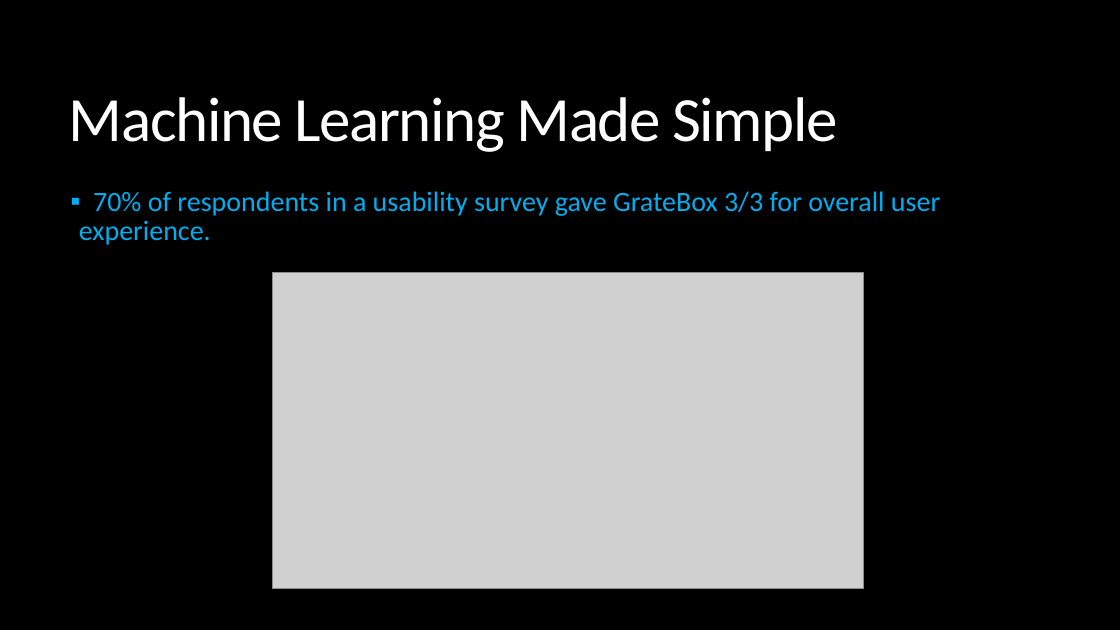
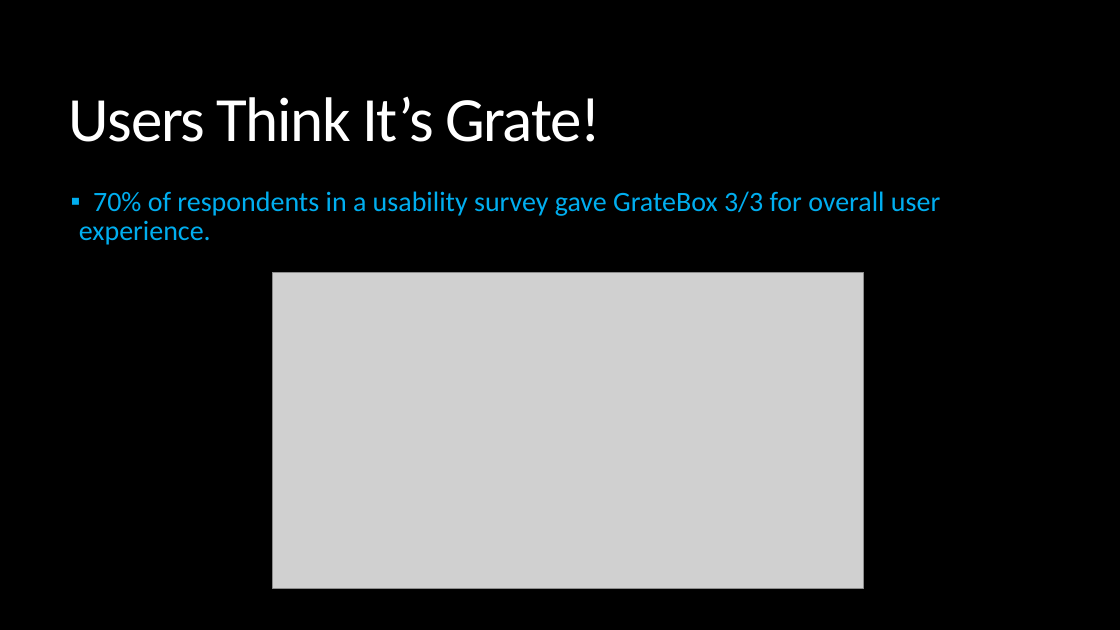
Before and after one commit to KelvinKKLin/GrateBox, a slide deck: slide 12 of Presentation.pptx. Drawn at 1120x630 pixels with LibreOffice and Linux fonts; fonts in the diff are those of the drawing; grey boxes stand for pictures. Boxes give left, top, right and bottom in pixels: in the first picture for what was removed or moved away, otherwise in the second. Text is boxed around its words. In the diff, an @@ line names an element or a change of style, - is before the commit and + after.

```diff
--- a/Presentation.pptx
+++ b/Presentation.pptx
@@ title at bbox=[69, 96, 600, 142]: text changed @@
-Machine Learning Made Simple
+Users Think It’s Grate!
```
Also in this commit, not shown: 5 other slides changed, 1 other file.
